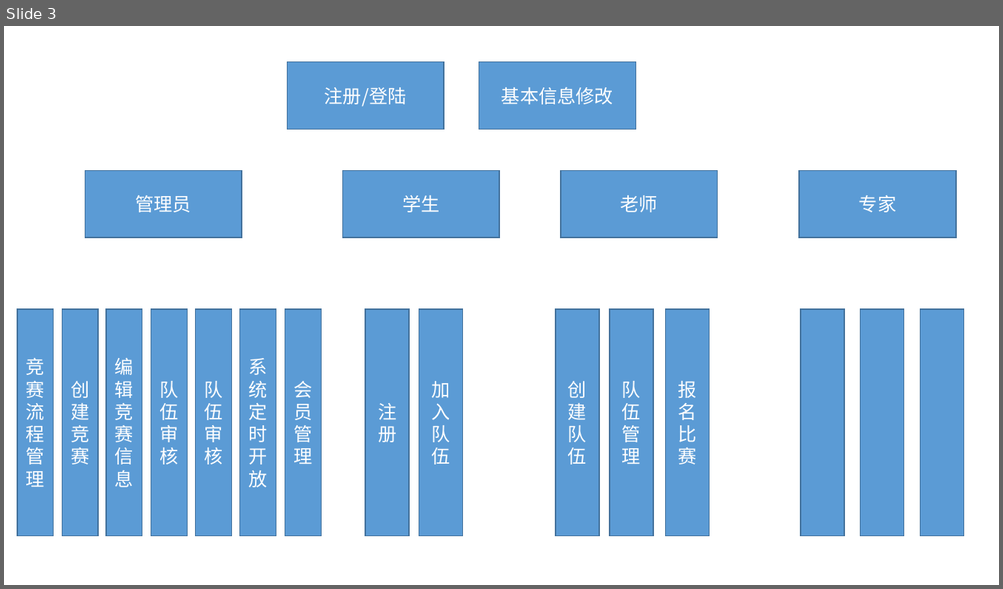
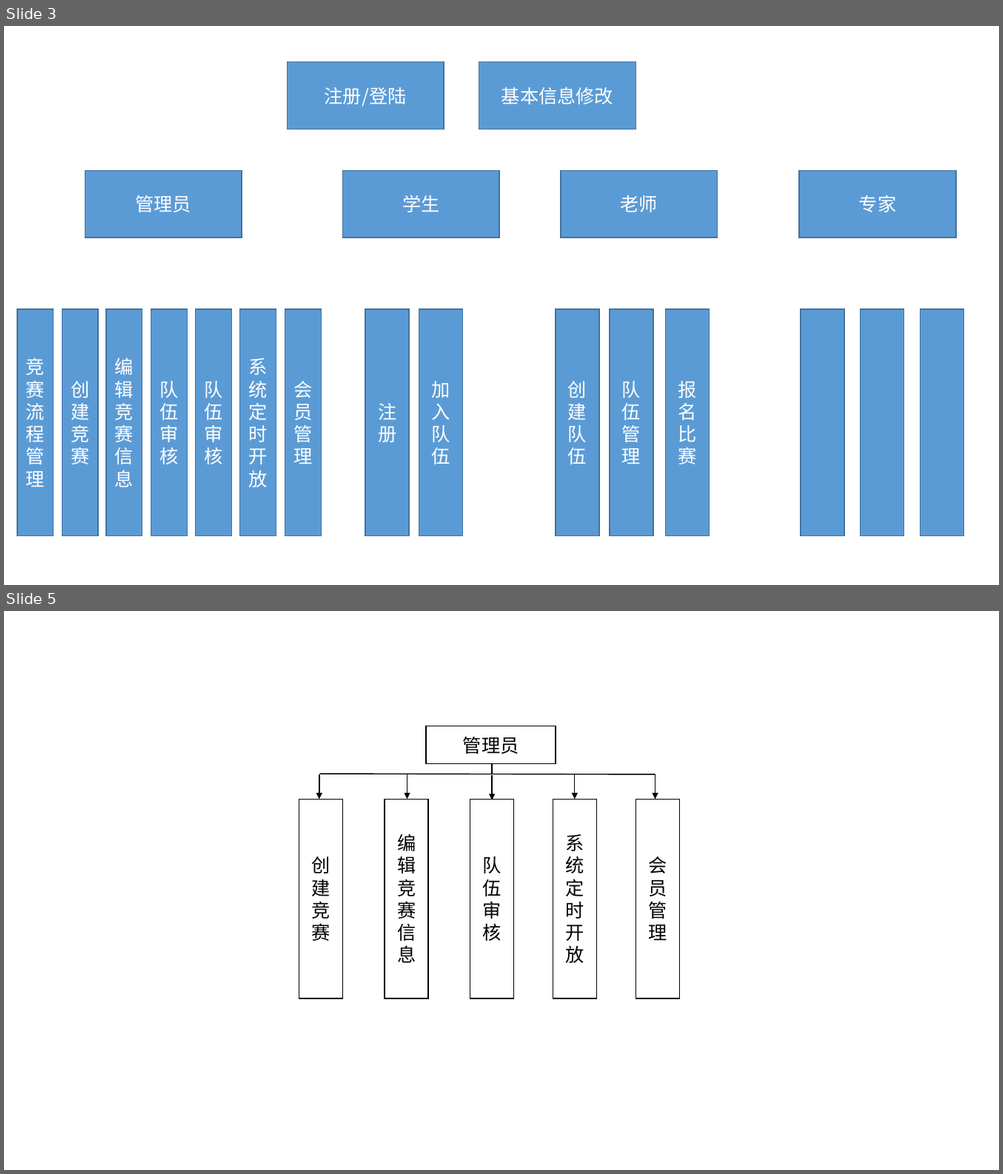
Before and after one commit to Hengliy/UndergraduateThesis, a slide deck: thesis/论文.pptx. Shown one above the other, each under a label of ours: slide 3 before the commit, slides 3 and 5 after it; the slides between them are not shown. The pictures are 1003x589 and 1003x1174 pixels, drawn with LibreOffice and Linux fonts; fonts in the diff are those of the drawing. Boxes give left, top, right and bottom in pixels: in the first picture for what was removed or moved away, otherwise in the second. Text is boxed around its words. In the diff, an @@ line names an element or a change of style, - is before the commit and + after.

```diff
--- a/thesis/论文.pptx
+++ b/thesis/论文.pptx
@@ slide 5 added at <box>4,611,999,1170</box>, background #FFFFFF @@
@@ rectangle added at <box>427,726,556,764</box>, fill #FFFFFF, outline #000000 1 pt, 18 pt, text #000000 @@
+管理员
@@ line added from (492, 764) to (492, 774), #000000 1 pt @@
@@ arrow added from (318, 775) to (318, 799), #000000 1 pt @@
@@ line added from (319, 774) to (655, 775), #000000 1 pt @@
@@ arrow added from (407, 775) to (407, 799), #000000 1 pt @@
@@ arrow added from (492, 776) to (492, 800), #000000 1 pt @@
@@ arrow added from (575, 775) to (575, 799), #000000 1 pt @@
@@ arrow added from (655, 775) to (655, 799), #000000 1 pt @@
@@ rectangle added at <box>299,799,343,999</box>, fill #FFFFFF, outline #000000 1 pt, 18 pt, text #000000 @@
+创建竞赛
@@ rectangle added at <box>384,799,429,999</box>, fill #FFFFFF, outline #000000 1 pt, 18 pt, text #000000 @@
+编辑竞赛信息
@@ rectangle added at <box>470,799,515,999</box>, fill #FFFFFF, outline #000000 1 pt, 18 pt, text #000000 @@
+队伍审核
@@ rectangle added at <box>552,799,597,999</box>, fill #FFFFFF, outline #000000 1 pt, 18 pt, text #000000 @@
+系统定时开放
@@ rectangle added at <box>636,799,680,999</box>, fill #FFFFFF, outline #000000 1 pt, 18 pt, text #000000 @@
+会员管理
```
Also in this commit, not shown: 1 slide changed, 4 other slides added, 1 slide removed, 44 other files.
